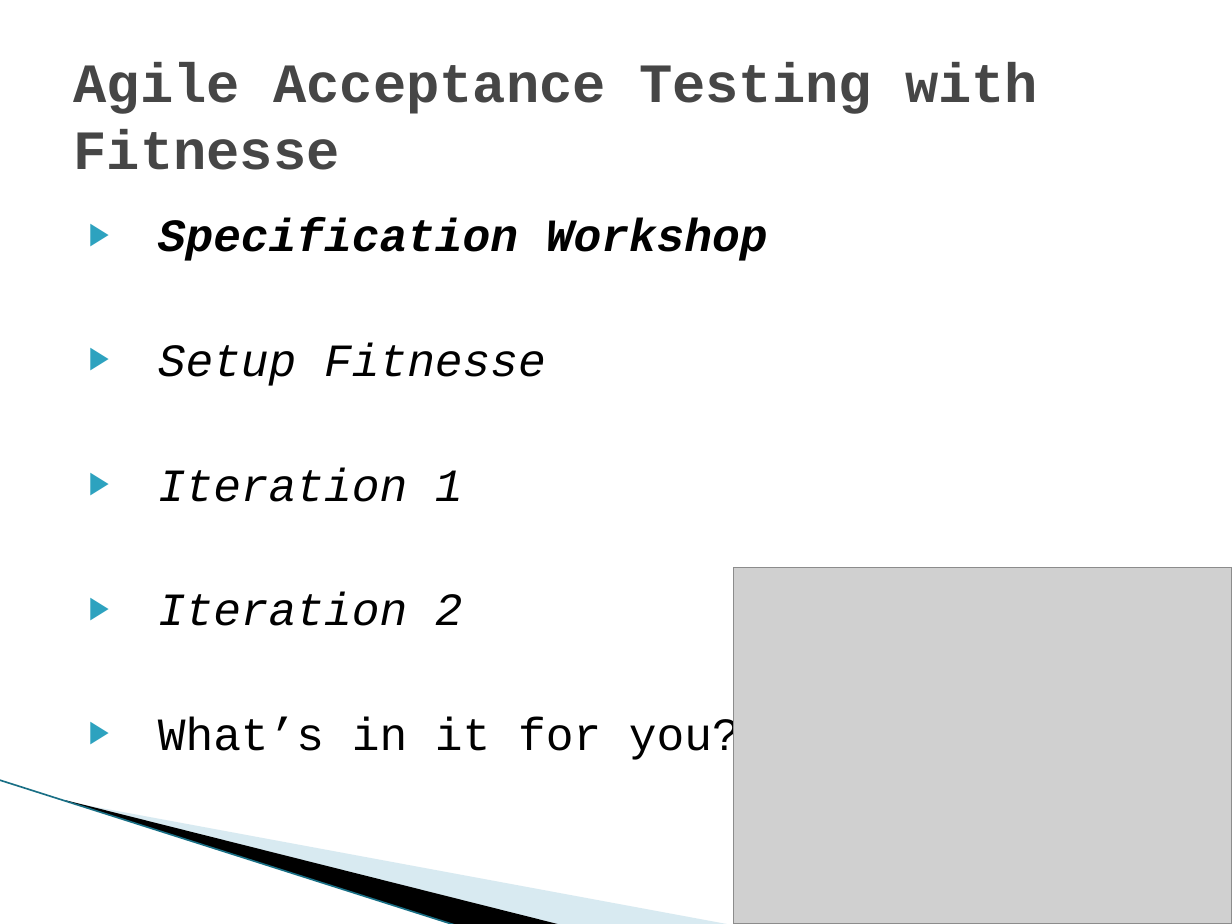
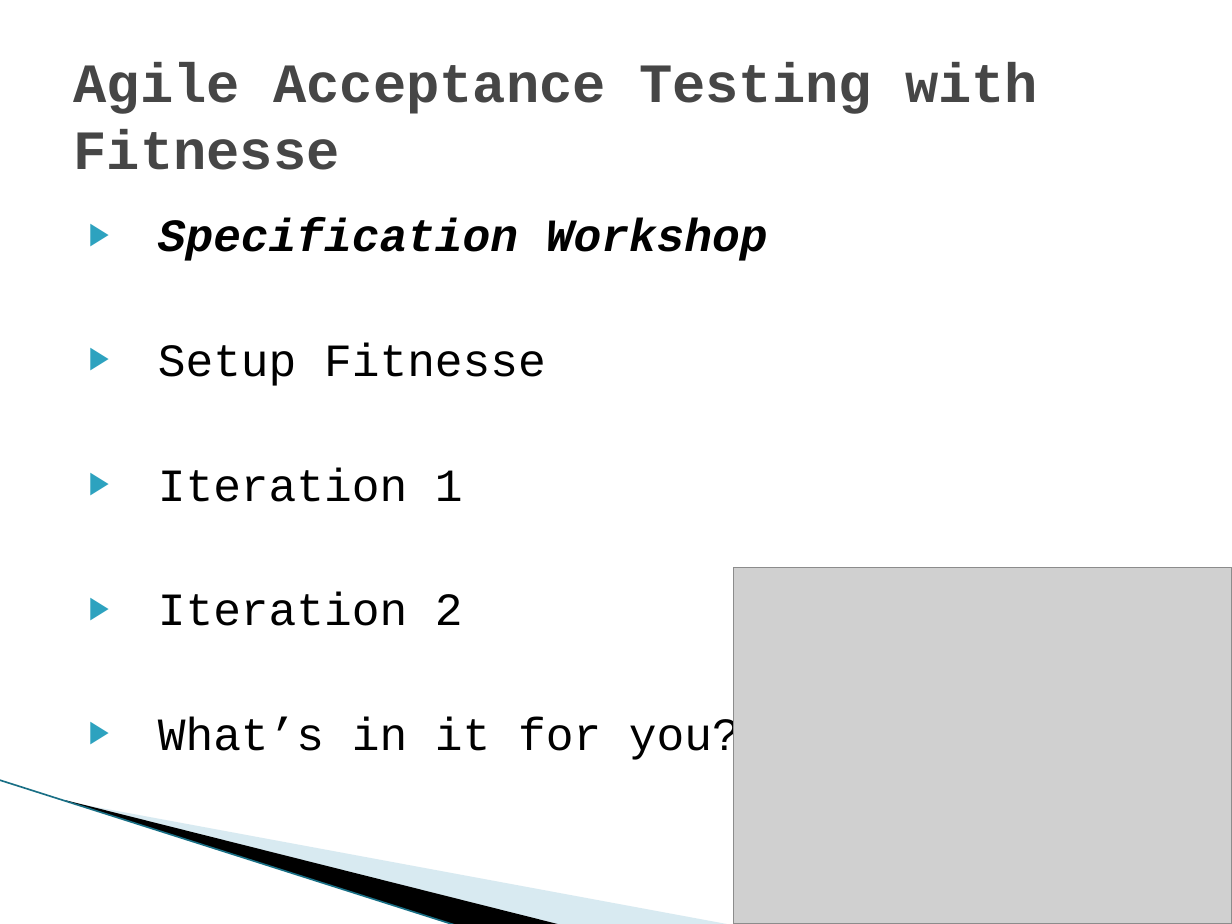
Before and after one commit to michelgrootjans/agileacceptancetesting, a slide deck: slide 3 of Slides/20090514_iLearn_AgileAcceptanceTesting.pptx. Drawn at 1232x924 pixels with LibreOffice and Linux fonts; fonts in the diff are those of the drawing; grey boxes stand for pictures; background and template pictures are left out. Boxes give left, top, right and bottom in pixels: in the first picture for what was removed or moved away, otherwise in the second. Text is boxed around its words. In the diff, an @@ line names an element or a change of style, - is before the commit and + after.

```diff
--- a/Slides/20090514_iLearn_AgileAcceptanceTesting.pptx
+++ b/Slides/20090514_iLearn_AgileAcceptanceTesting.pptx
@@ text at (158,343,546,626): italic off in "Setup Fitnesse", "Iteration 1", "Iteration 2" @@
```
Also in this commit, not shown: 5 other slides changed.
